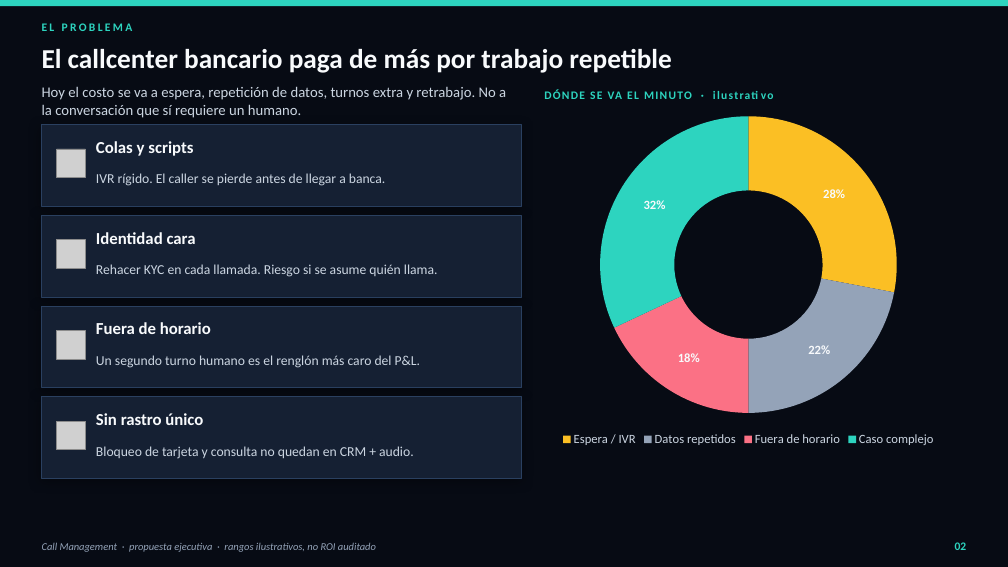
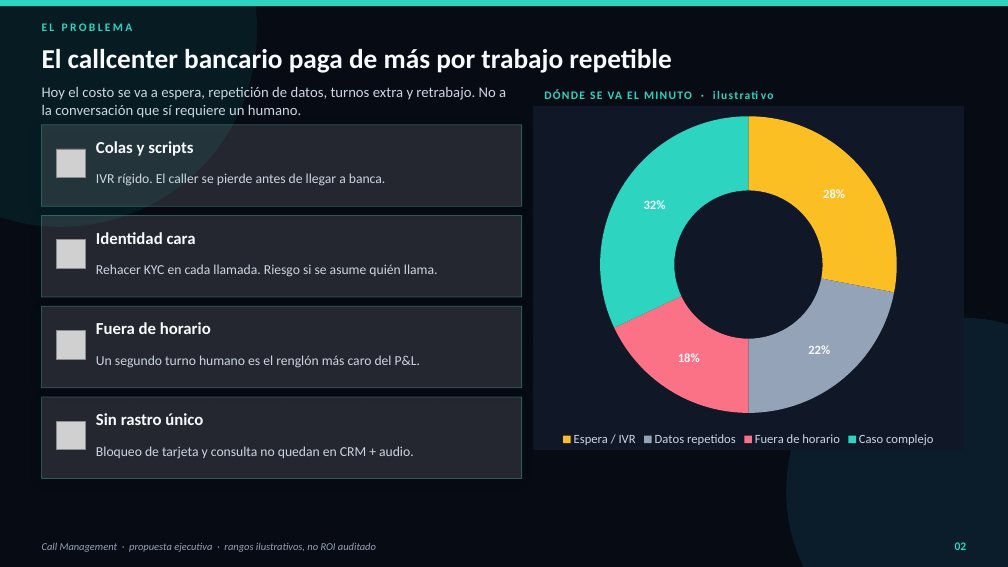
Before and after one commit to Zombie10/CallManagement, a slide deck: slide 2 of docs/Propuesta_Callcenter_Bancario.pptx. Drawn at 1008x567 pixels with LibreOffice and Linux fonts; fonts in the diff are those of the drawing; grey boxes stand for pictures. Boxes give left, top, right and bottom in pixels: in the first picture for what was removed or moved away, otherwise in the second. Text is boxed around its words. In the diff, an @@ line names an element or a change of style, - is before the commit and + after.

Commit message:
docs: glass dark proposal in HTML with slide controls
Add a self-contained HTML deck (blur cards, SVG mix charts, CSS bars,
keyboard/touch/overview HUD) and make the PPTX cards translucent so
both versions share a dark glass look.

```diff
--- a/docs/Propuesta_Callcenter_Bancario.pptx
+++ b/docs/Propuesta_Callcenter_Bancario.pptx
@@ ellipse added at <box>0,0,257,227</box>, fill #0D9488 at 12% opacity @@
@@ doughnut chart at <box>533,106,964,450</box> @@
@@ background changed @@
@@ ellipse added at <box>786,318,1008,567</box>, fill #38BDF8 at 10% opacity @@
@@ fill #152033 to #FFFFFF at 12% opacity; outline #2A4060 1 pt to #5EEAD4 0.75 pt in 4 elements at <box>42,125,522,206</box>, <box>42,216,522,297</box>, <box>42,306,522,388</box>, <box>42,397,522,479</box> @@
```
Also in this commit, not shown: 11 other slides changed, 4 other files.
